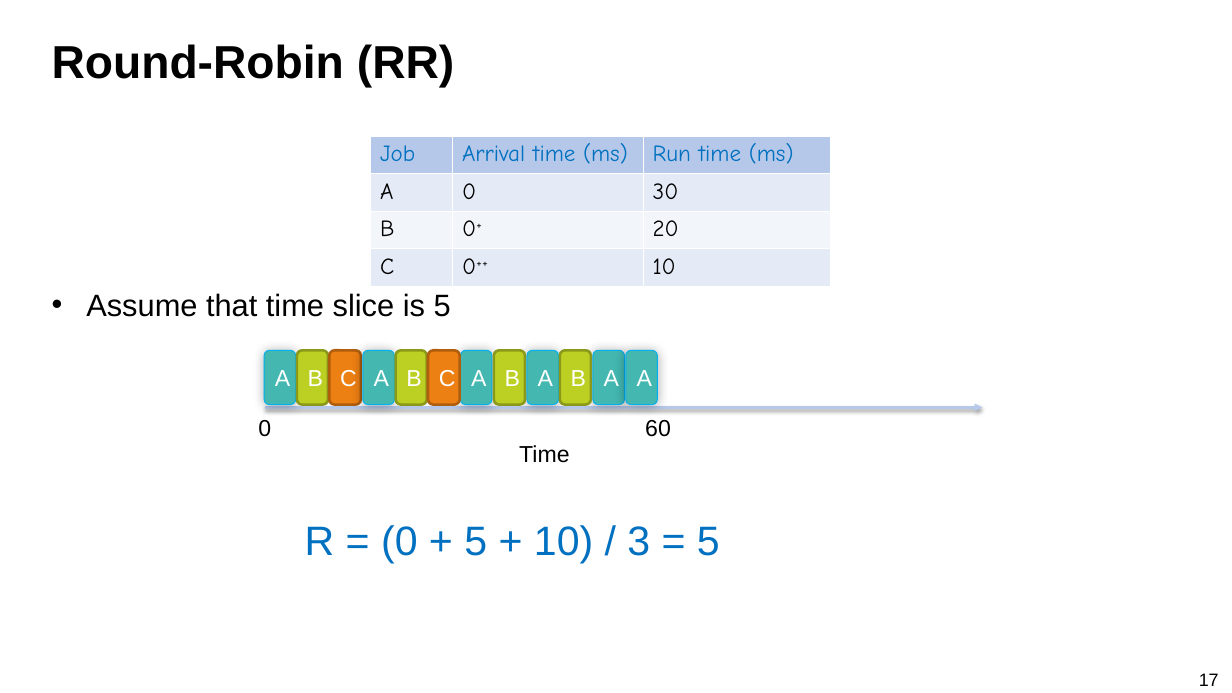
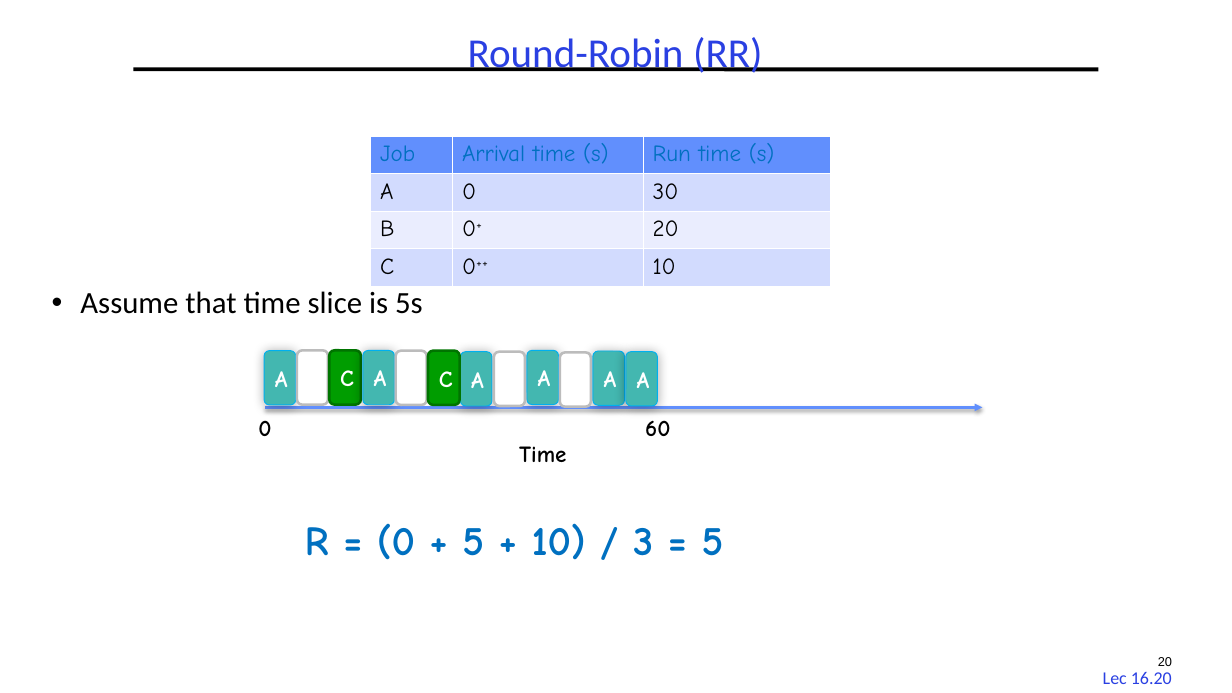
Before and after one commit to guhofstra/CSC256Fa25, a slide deck: slide 20 of PPTs/L3 Scheduling.pptx (slide 17 before the commit). Drawn at 1232x693 pixels with LibreOffice and Linux fonts; fonts in the diff are those of the drawing. Boxes give left, top, right and bottom in pixels: in the first picture for what was removed or moved away, otherwise in the second. Text is boxed around its words. In the diff, an @@ line names an element or a change of style, - is before the commit and + after.

```diff
--- a/PPTs/L3 Scheduling.pptx
+++ b/PPTs/L3 Scheduling.pptx
@@ title "Round-Robin (RR)" at bbox=[468, 37, 762, 73]: size 36 to 32 pt, font Arial to Calibri, text colour #000000 to #2A40E2, bold off; alignment left to centre; line spacing 1 to 0.9 @@
@@ line added from (133, 69) to (1099, 69), #000000 3 pt @@
@@ table at bbox=[371, 137, 830, 287] @@
-row 1, column 2: Arrival time (ms)
+row 1, column 2: Arrival time (s)
-row 1, column 3: Run time (ms)
+row 1, column 3: Run time (s)
@@ fill #B6C8E9 to #618FFD in row 1 @@
@@ fill #E5EBF7 to #D2DBFE in 6 cells @@
@@ fill #F3F5FB to #EAEEFF in row 3 @@
@@ text at bbox=[80, 291, 423, 314]: text changed; font Arial to Calibri @@
-• Assume that time slice is 5
+• Assume that time slice is 5s
@@ rounded rectangle "C" at bbox=[329, 350, 360, 405]: font Arial to Comic Neue, bold on; fill #ED8013 to #009D00; outline #AF5F0E 2 pt to #007400 2 pt @@
@@ rounded rectangle "C" at bbox=[428, 351, 459, 406]: font Arial to Comic Neue, bold on; fill #ED8013 to #009D00; outline #AF5F0E 2 pt to #007400 2 pt @@
@@ fill #BCD024 to #FFFFFF; outline #8B9A1B 2 pt to #BDBDBD 2 pt in 4 elements at bbox=[297, 350, 328, 405], bbox=[396, 351, 427, 406], bbox=[494, 352, 526, 407], bbox=[560, 352, 592, 407] @@
@@ text in rounded rectangle at bbox=[308, 370, 323, 386]: text removed @@
-B
@@ text in rounded rectangle at bbox=[406, 370, 421, 386]: text removed @@
-B
@@ text in rounded rectangle at bbox=[505, 370, 520, 386]: text removed @@
-B
@@ text in rounded rectangle at bbox=[571, 370, 586, 386]: text removed @@
-B
@@ arrow (265, 408) - (982, 408): stroke #B6C8E9 2 pt to #618FFD 2 pt @@
@@ font Arial to Comic Neue, bold on in 10 elements at bbox=[363, 350, 395, 405], bbox=[527, 350, 558, 405], bbox=[305, 523, 724, 560], bbox=[264, 351, 296, 406], bbox=[593, 351, 625, 406], bbox=[460, 352, 492, 407], bbox=[626, 352, 657, 407], bbox=[258, 420, 271, 436], bbox=[645, 420, 670, 436], bbox=[519, 446, 566, 462] @@
@@ page number added at bbox=[1158, 657, 1172, 666], 10 pt, text #000000 @@
+20
@@ page number added at bbox=[1103, 672, 1172, 684], 14 pt, text #2A40E2 @@
+Lec 16.20
@@ page number removed at bbox=[1199, 673, 1219, 686] @@
-17
```
Also in this commit, not shown: 41 other slides changed, 3 slides added, 13 other files.
